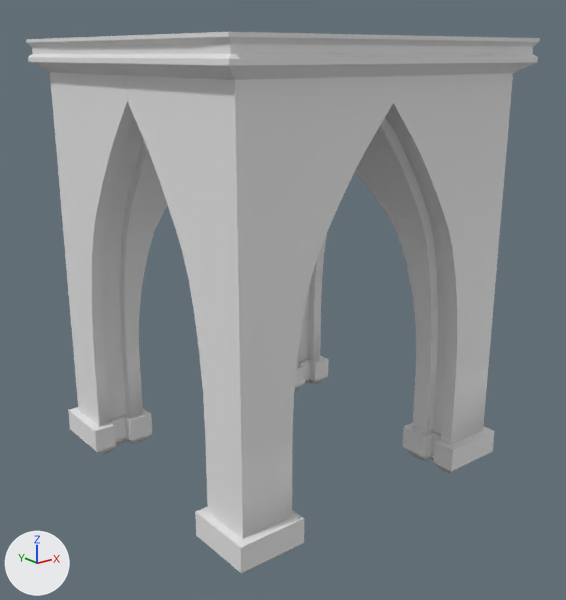
An edit to the FBX model Assets/Project/Art/Environment/Kit Far/SM_Far_Arch.fbx, drawn before and after from the same camera.
Camera for both pictures: a 50 mm camera at (-37.4, -41.8, 39.3) aimed at (-14.6, -13.2, 27.9). The axes (+X, +Y, +Z) are drawn at lower left. The lights are the same throughout. Where no turn or scale is listed for an object, it has been applied to the vertices. Vertices at the same position are counted once.

The scene before the commit, as lines of its bpy script (objects in view):
```python
me_sm_far_arch = bpy.data.meshes.new('SM_Far_Arch')
me_sm_far_arch.from_pydata(...)  # 1523 vertices, 1508 faces; spans x -0.7..15.7, y -15.7..0.7, z -0.4..20.0
ob_sm_far_arch = bpy.data.objects.new('SM_Far_Arch', me_sm_far_arch)
ob_sm_far_arch.location = (-22.0, -5.0, 20.0)
```
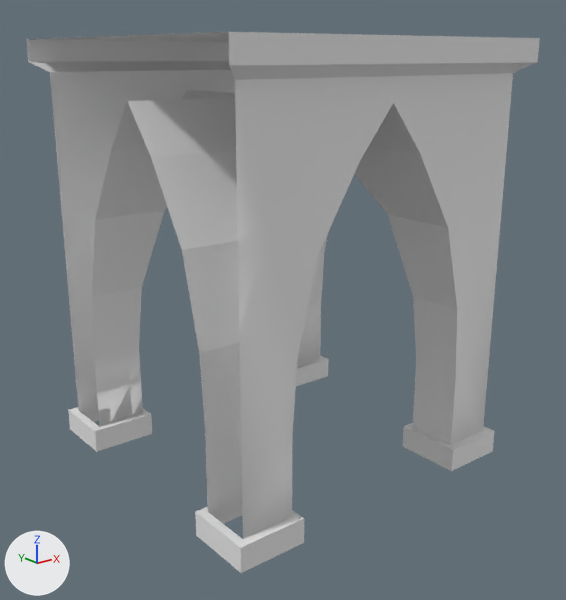
Pixel boxes [x1, y1, x2, y2] of what changed, in the pictures (566 x 600 px):
'SM_Far_Arch', reshaped
    before: [26, 32, 540, 574]
    after: [26, 32, 540, 573]
part 1 of me_sm_far_arch, deleted
    before: [26, 32, 540, 574]

The change, as a list of edits to the scene's bpy script:
```text
Change me_sm_far_arch:
    used by ob_sm_far_arch; location = (-22.0, -5.0, 20.0)
    remove me_sm_far_arch.from_pydata(...)  # 1523 vertices, 1508 faces; spans x -0.7..15.7, y -15.7..0.7, z -0.4..20.0
    add me_sm_far_arch.from_pydata(...)  # 133 vertices, 108 faces; spans x -0.7..15.7, y -15.7..0.7, z 0.0..20.0
    me_sm_far_arch part 1: 1390 vertices removed from x -0.7..15.7, y -15.7..0.7, z -0.4..20.0
```
